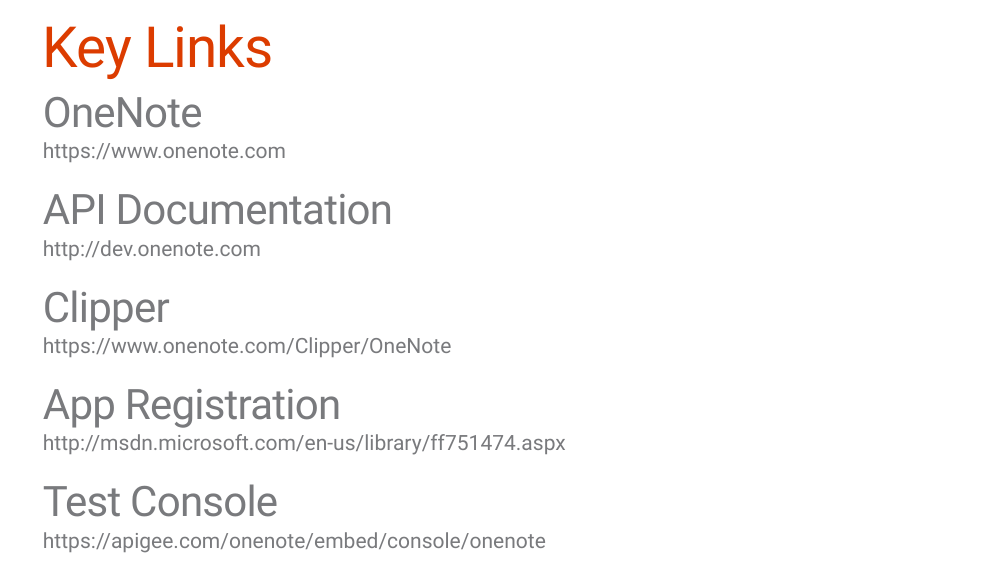
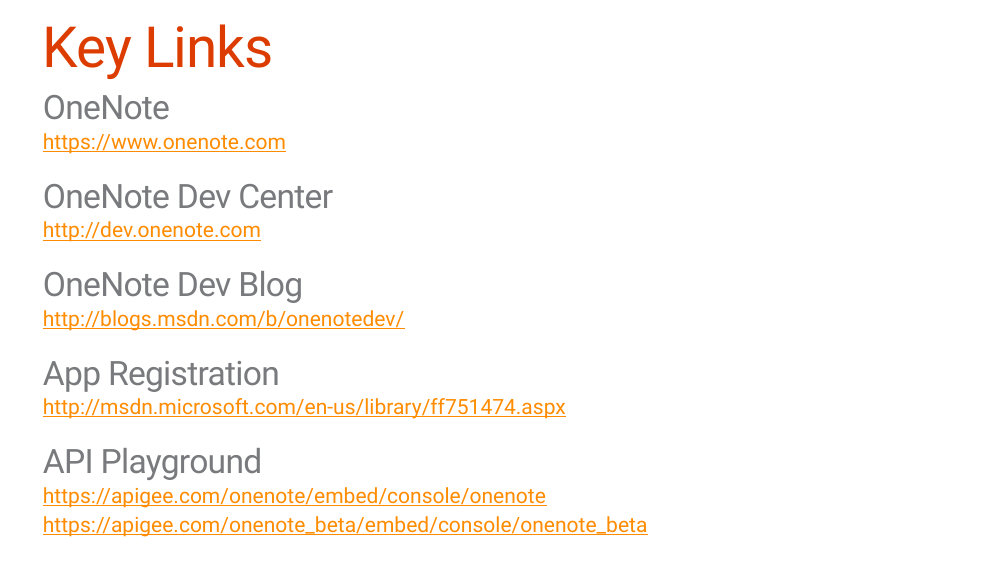
Before and after one commit to OfficeDev/TrainingContent, a slide deck: slide 33 of O3653-7 Deep Dive into the Office 365 APIs for OneNote services/O3653-7 Deep Dive into the Office 365 APIs for OneNote services.pptx. Drawn at 1008x567 pixels with LibreOffice and Linux fonts; fonts in the diff are those of the drawing; background and template pictures are left out. Boxes give left, top, right and bottom in pixels: in the first picture for what was removed or moved away, otherwise in the second. Text is boxed around its words. In the diff, an @@ line names an element or a change of style, - is before the commit and + after.

Commit message:
Updates from PG

```diff
--- a/O3653-7 Deep Dive into the Office 365 APIs for OneNote services/O3653-7 Deep Dive into the Office 365 APIs for OneNote services.pptx
+++ b/O3653-7 Deep Dive into the Office 365 APIs for OneNote services/O3653-7 Deep Dive into the Office 365 APIs for OneNote services.pptx
@@ text at (x1=43, y1=95, x2=566, y2=508): size 40 to 32 pt in "OneNote", "App Registration"; text colour #797A7D to #FF8C00, underline on in "https://www.onenote.com", "http://dev.onenote.com", "http://msdn.microsoft.com/en-us/library/ff751474.aspx", "https://apigee.com/onenote/embed/console/onenote" @@
@@ text at (x1=43, y1=184, x2=333, y2=209): text changed; size 40 to 32 pt @@
-API Documentation
+OneNote Dev Center
@@ text at (x1=43, y1=271, x2=404, y2=331): text changed; text colour #797A7D to #FF8C00 @@
-Clipper
-  https://www.onenote.com/Clipper/OneNote
+OneNote Dev Blog
+  http://blogs.msdn.com/b/onenotedev/
@@ text at (x1=43, y1=448, x2=263, y2=480): text changed; size 40 to 32 pt @@
-Test Console
+API Playground
@@ text at (x1=43, y1=516, x2=648, y2=537): paragraph added @@
+  https://apigee.com/onenote_beta/embed/console/onenote_beta
```
Also in this commit, not shown: 5 other slides changed.
